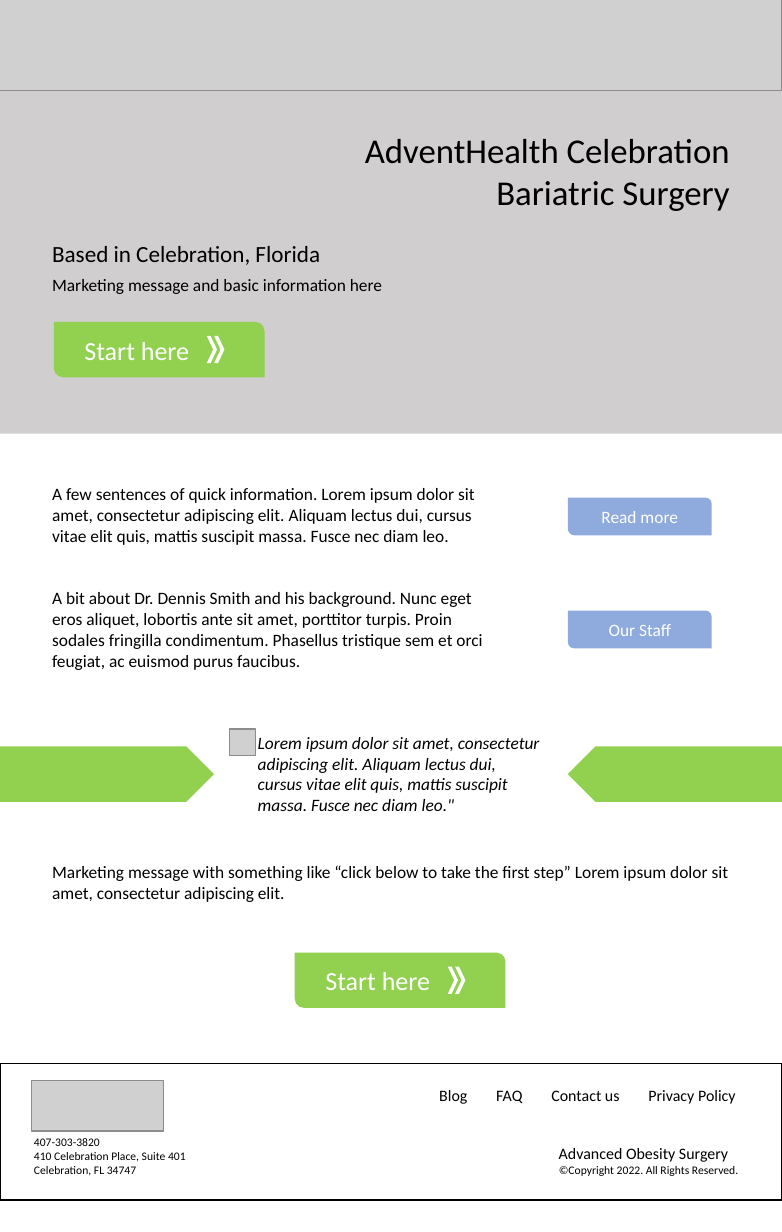
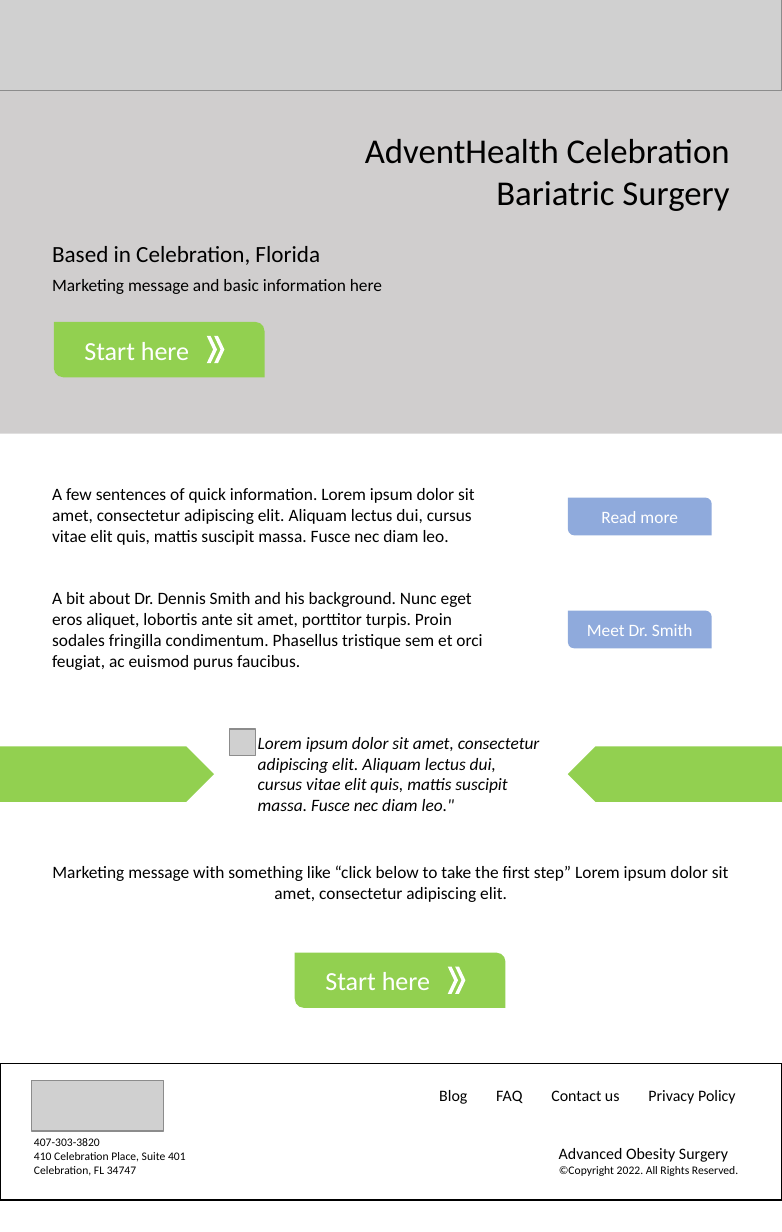
Before and after one commit to audcsm/aos-site, a slide deck: slide 2 of Website Design Tools.pptx. Drawn at 782x1232 pixels with LibreOffice and Linux fonts; fonts in the diff are those of the drawing; grey boxes stand for pictures. Boxes give left, top, right and bottom in pixels: in the first picture for what was removed or moved away, otherwise in the second. Text is boxed around its words. In the diff, an @@ line names an element or a change of style, - is before the commit and + after.

```diff
--- a/Website Design Tools.pptx
+++ b/Website Design Tools.pptx
@@ text in round diag rect at [587, 624, 693, 636]: text changed @@
-Our Staff
+Meet Dr. Smith
@@ text "Marketing message with something like ..." at [52, 865, 729, 902]: alignment left to centre @@
```
Also in this commit, not shown: 2 slides added, 5 other files.
